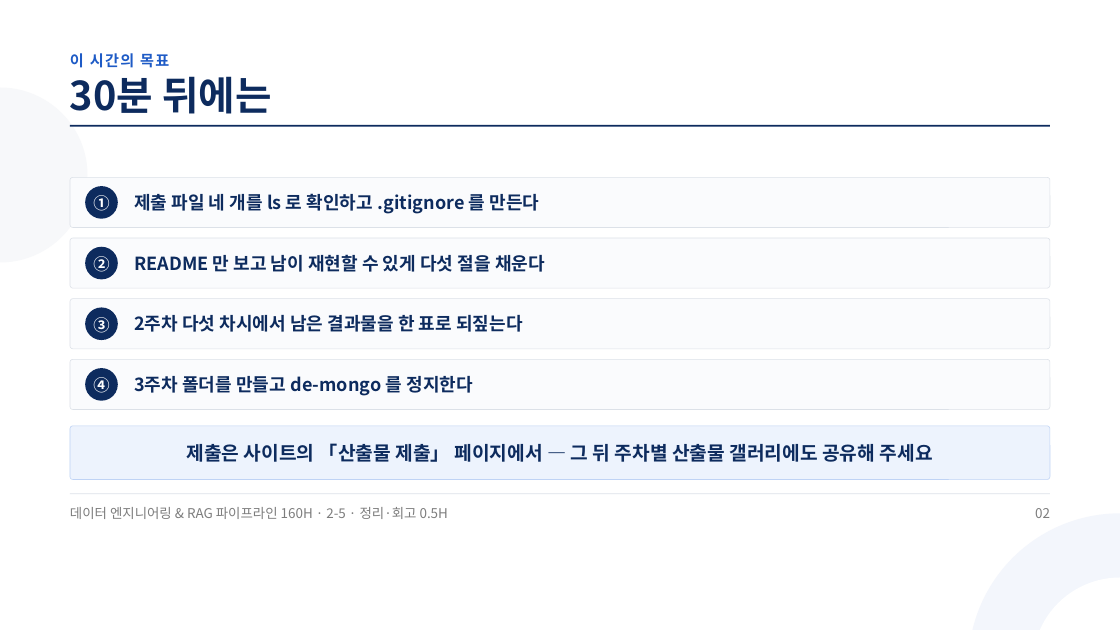
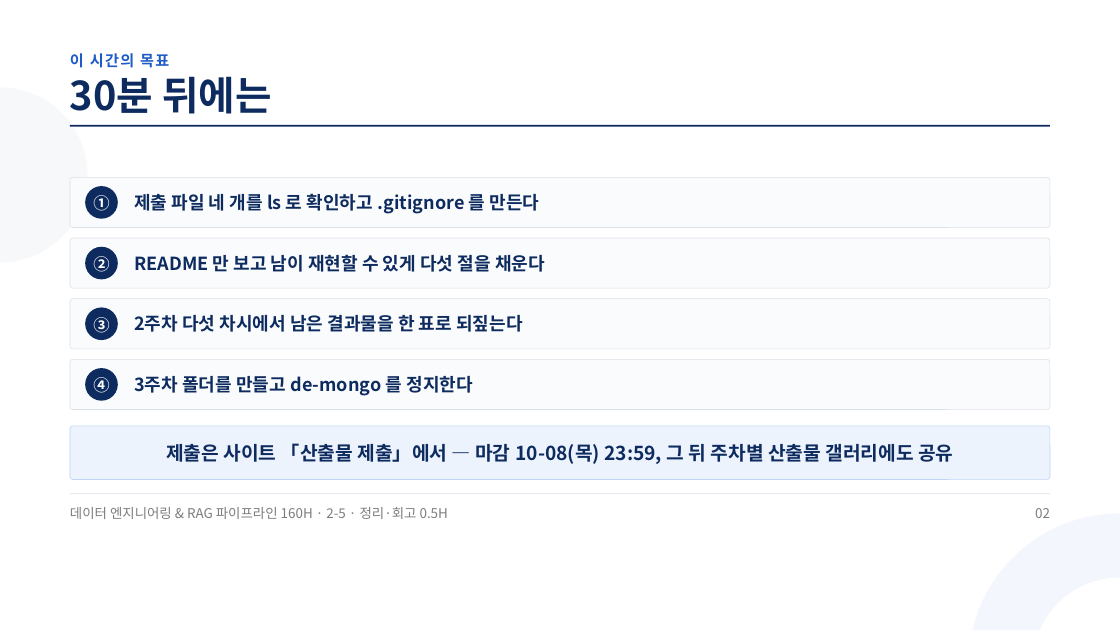
Before and after one commit to aebonlee/materials, a slide deck: slide 2 of data-eng/decks/w2d5s4.pptx. Drawn at 1120x630 pixels with LibreOffice and Linux fonts; fonts in the diff are those of the drawing. Boxes give left, top, right and bottom in pixels: in the first picture for what was removed or moved away, otherwise in the second. Text is boxed around its words. In the diff, an @@ line names an element or a change of style, - is before the commit and + after.

```diff
--- a/data-eng/decks/w2d5s4.pptx
+++ b/data-eng/decks/w2d5s4.pptx
@@ text at box(166, 443, 953, 464): text changed @@
-제출은 사이트의 「산출물 제출」 페이지에서 — 그 뒤 주차별 산출물 갤러리에도 공유해 주세요
+제출은 사이트 「산출물 제출」에서 — 마감 10-08(목) 23:59, 그 뒤 주차별 산출물 갤러리에도 공유
```
Also in this commit, not shown: 11 other files.
